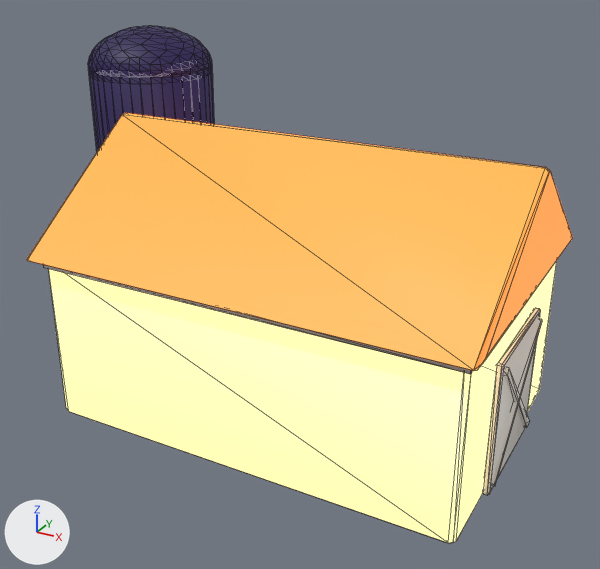
The glTF model public/models/lod/barn.glb as it was, and as the next commit left it.
Both versions are drawn from a 50 mm lens placed at (10.21, -19.07, 13.35), pointed at (-0.41, 0.23, 3.7). The lights are fixed; the arrows at lower left show +X, +Y and +Z. The picture after the commit comes second. Mesh edges are drawn as thin lines. Where no turn or scale is listed for an object, it has been applied to the vertices. Vertices at exactly the same position are counted once.

Names of what the first picture shows: 'barn'.
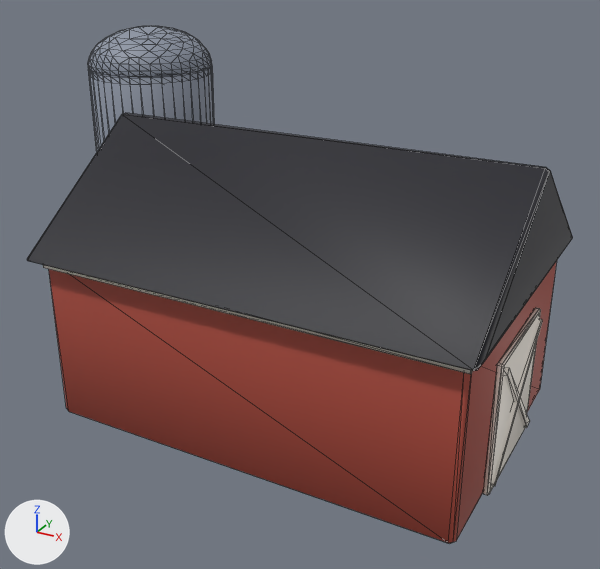
Diff of the bpy script that builds the scene:
```diff
--- a/public/models/lod/barn.glb.py
+++ b/public/models/lod/barn.glb.py
@@ me_barn_002 @@
 me_barn_002.from_pydata(...)  # 565 vertices, 1090 faces; spans x -7.9..7.9, y -4.7..4.7, z -5.1..5.1
 # used by ob_barn; location = (-1.59, 0.28, 5.1)
+# me_barn_002 part 1
+# 34 vertices are removed from x -7.1..-4.2, y 1.2..4.2, z 2.7..5.1
+# 156 faces are deleted
+# 1 vertex moves from x -6.6, y 1.4, z 4.7 to x -6.4, y 1.3, z 4.7
+# 36 vertices are added at x -7.3..-4.2, y 1.1..4.0, z 2.7..5.1
+# 160 new faces join them
+# me_barn_002 part 2: 924 kept faces spanning x -7.9..7.9, y -4.7..4.7, z -5.1..5.0 get new texture (UV) coordinates
 me_barn_002.materials.append(mat_toy)
```

Location of each change, [x1, y1, x2, y2] in pixels of the pictures (600 x 569 px; the box of a moved part takes in the faces that stretch with it):
part 1 of me_barn_002, moved or reshaped: [97, 26, 194, 51] in both
part 2 of me_barn_002, surface changed (darker): [27, 36, 573, 543] in both
